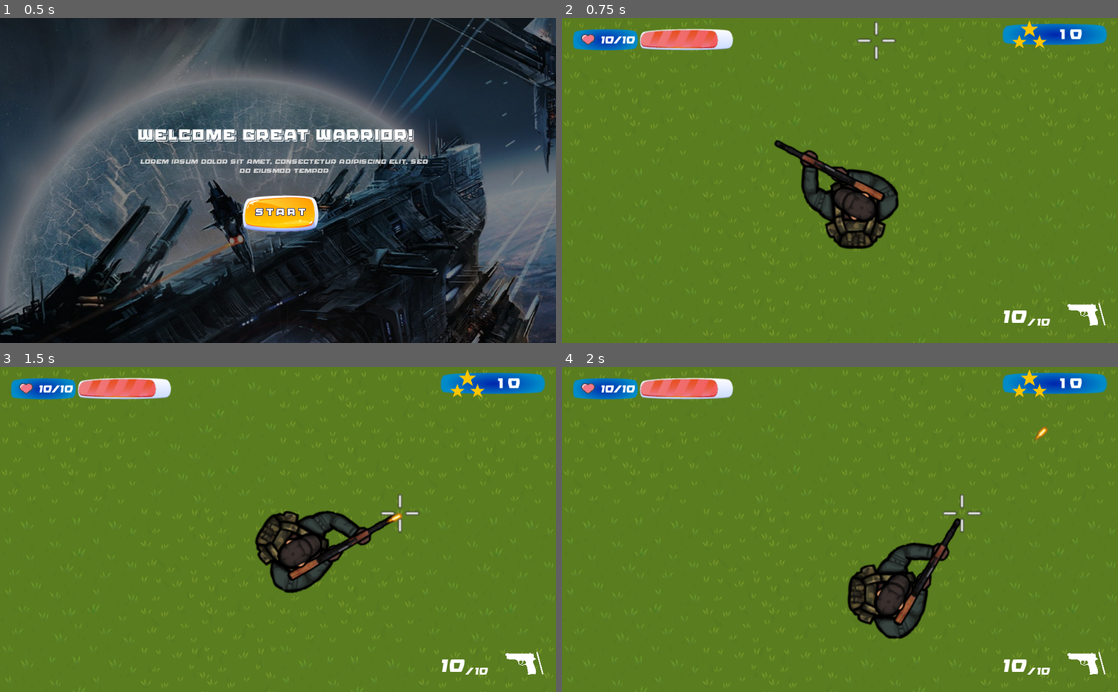
Above: before the commit, frames 1-4 (two rows, left to right).
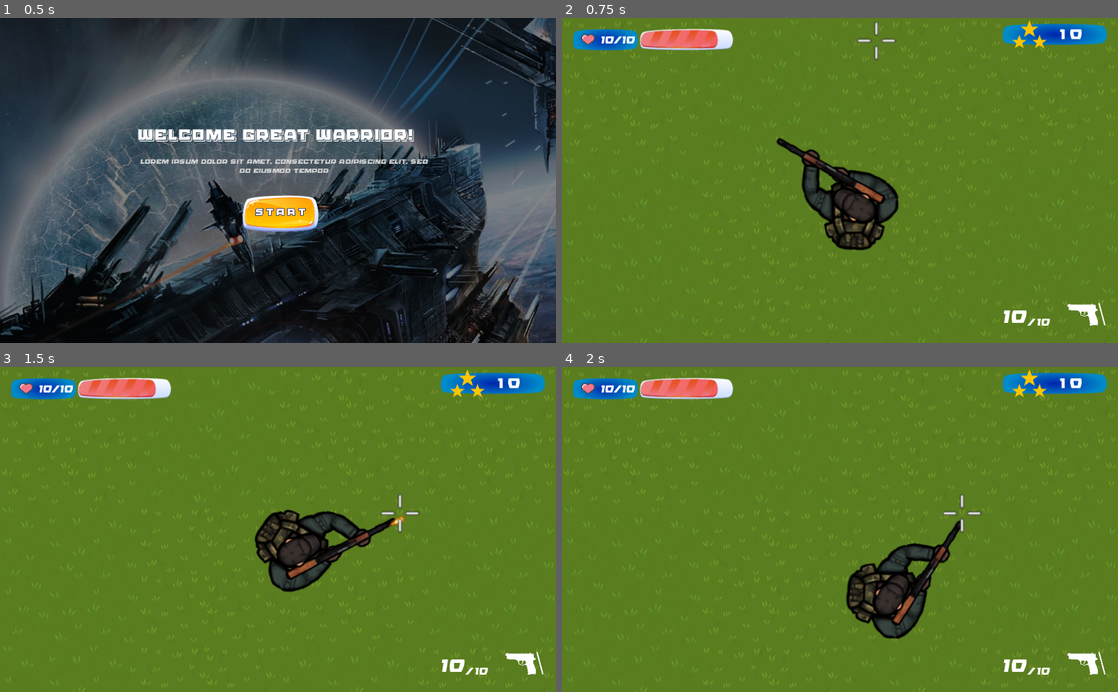
Above: after the commit, the same moments.

Repository: ekarus/godot_training
Game: Godot game, scene res://UI/MainMenu.tscn
Two runs of this game, one before a commit and one after it. Both use one fixed random seed, a clock stepped at 60 frames per second and the inputs below.
Inputs (mouse positions are in pixels of both pictures, inside the frame that each line leads up to):
- Up to frame 1 (0.5 s): no input
- Up to frame 2 (0.75 s): click "START" at 0.5 s
- Up to frame 3 (1.5 s): tap Enter at 1.25 s; move the mouse to (400, 513) at 1.27 s; press the mouse at (400, 513) at 1.28 s; hold D (player_move_right) from 1.28 s (still down)
- Up to frame 4 (2 s): keep holding D (player_move_right); tap Mouse wheel up (player_weapon_switch_rifle, bound only afte… at 1.55 s

Frame 1 is identical in both runs. In frame 2, 1.0% of the frame differs, in the area x 38-61%, y 36-72%; in frame 3, 1.1%; in frame 4, 1.1%, in the area x 51-88%, y 18-84%.

Commit message:
Further weapon improvments
- Implement shotgun weapon type
- Implemented reload feature
- Implemented weapon switching (1 - for rifle, 2 - for shotgun)

Diff:
--- a/Src/GGP/BaseWeapon.gd
+++ b/Src/GGP/BaseWeapon.gd
@@ -7,10 +7,15 @@
 export (PackedScene) var Projectile
 export var spread = .15
 export var cooldownTime = 0.166
+export var RELOAD_TIME = 3
+export var MAG_AMMO = 30
+export var DRAW_COOLDOWN = 0.5
 
+var currentAmmo = 0
 # Called when the node enters the scene tree for the first time.
 func _ready():
 	cooldown.wait_time = cooldownTime
+	currentAmmo = MAG_AMMO
 	pass # Replace with function body.
 
 func _shoot():
@@ -24,7 +29,13 @@
 #	proj.shooter = owner
 
 	ObjectRegistry.register_projectile(proj)
-	cooldown.wait_time = cooldownTime * (1.0 + random_spread(0.2))
+	currentAmmo -= 1
+	if currentAmmo > 0:
+		cooldown.wait_time = cooldownTime * (1.0 + random_spread(0.2))
+	else:
+		_reload()
+
+
 	cooldown.start()
 
 	pass
@@ -34,4 +45,8 @@
 	return rand_range(-half_spread, half_spread)
 
 func _reload():
+	cooldown.wait_time = RELOAD_TIME
+	print_debug("Reloading")
+	currentAmmo = MAG_AMMO
+	# TODO: Some feedback for reloading
 	pass
--- a/Src/GGP/Player.gd
+++ b/Src/GGP/Player.gd
@@ -4,10 +4,17 @@
 
 # replace this with weapons array
 
-onready var activeWeapon = $Weapon
+var activeWeapon : WeaponBase
+
+var canShoot = true
+onready var cooldown = $ReloadCooldown
+enum WEAPON_TYPE {WEAPON_SHOTGUN, WEAPON_RIFLE}
+
+export (WEAPON_TYPE) var DEFAULT_WEAPON = WEAPON_TYPE.WEAPON_RIFLE
 
 # Called when the node enters the scene tree for the first time.
 func _ready():
+	_switch_weapon(DEFAULT_WEAPON)
 	pass # Replace with function body.
 
 
@@ -32,12 +39,28 @@
 
 	MovementDir = desiredDirection
 
-	if Input.is_action_pressed("player_shoot"):
+	if Input.is_action_pressed("player_weapon_switch_rifle"):
+		_switch_weapon(WEAPON_TYPE.WEAPON_RIFLE)
+
+	if Input.is_action_pressed("player_weapon_switch_shotgun"):
+		_switch_weapon(WEAPON_TYPE.WEAPON_SHOTGUN)
+
+	if Input.is_action_pressed("player_shoot") && cooldown.is_stopped():
 		(activeWeapon as WeaponBase)._shoot()
 
 	pass
 
 
+func _switch_weapon(weapon_type):
+	match weapon_type:
+		WEAPON_TYPE.WEAPON_RIFLE:
+			activeWeapon = $Rifle
+		WEAPON_TYPE.WEAPON_SHOTGUN:
+			activeWeapon = $Shotgun
+	cooldown.wait_time = activeWeapon.DRAW_COOLDOWN
+	cooldown.start()
+	pass
+
 func _input(event):
 	if event is InputEventMouseMotion:
 		TargetPoint = event.position
--- /dev/null
+++ b/Src/GGP/WeaponShotgun.gd
@@ -0,0 +1,40 @@
+extends WeaponBase
+class_name WeaponShotgun
+
+export (int) var PELLETS_NUM = 4
+export (float) var SPREAD_DEG = .5
+
+var pelletRotationStep = 0
+
+# Called when the node enters the scene tree for the first time.
+func _ready():
+	pelletRotationStep = SPREAD_DEG * 2 / PELLETS_NUM
+	pass # Replace with function body.
+
+func _shoot():
+	if !cooldown.is_stopped() or not Projectile:
+		return
+
+	var pelletRotation = -SPREAD_DEG
+
+	for i in PELLETS_NUM:
+		var proj : Projectile = Projectile.instance()
+		proj.global_position = self.global_position
+		proj.rotation = self.global_rotation + pelletRotation + deg2rad(random_spread(spread))
+		proj.speed *= 1.0 + random_spread(0.4)
+		pelletRotation += pelletRotationStep
+
+	#	proj.shooter = owner
+		ObjectRegistry.register_projectile(proj)
+
+	currentAmmo -= 1
+	if currentAmmo > 0:
+		cooldown.wait_time = cooldownTime * (1.0 + random_spread(0.2))
+	else:
+		_reload()
+	cooldown.start()
+	pass
+
+# Called every frame. 'delta' is the elapsed time since the previous frame.
+#func _process(delta):
+#	pass
--- a/actors/Player.tscn
+++ b/actors/Player.tscn
@@ -1,8 +1,10 @@
-[gd_scene load_steps=5 format=2]
+[gd_scene load_steps=7 format=2]
 
 [ext_resource path="res://Assets/Character/Anim_Rifle/idle/survivor-idle_rifle_0.png" type="Texture" id=1]
 [ext_resource path="res://Src/GGP/Player.gd" type="Script" id=2]
 [ext_resource path="res://actors/BaseWeapon.tscn" type="PackedScene" id=3]
+[ext_resource path="res://actors/WeaponShotgun.tscn" type="PackedScene" id=4]
+[ext_resource path="res://actors/Bullet.tscn" type="PackedScene" id=5]
 
 [sub_resource type="CircleShape2D" id=1]
 radius = 72.8291
@@ -13,7 +15,6 @@
 
 [node name="Sprite" type="Sprite" parent="."]
 position = Vector2( 45.5264, -41.3256 )
-rotation = -0.0406293
 texture = ExtResource( 1 )
 
 [node name="CollisionShape2D" type="CollisionShape2D" parent="."]
@@ -27,6 +28,22 @@
 smoothing_enabled = true
 smoothing_speed = 7.0
 
-[node name="Weapon" parent="." instance=ExtResource( 3 )]
-position = Vector2( 183.028, -0.0845795 )
+[node name="Shotgun" parent="." instance=ExtResource( 4 )]
+position = Vector2( 179.373, 9.04404 )
 rotation = 1.5708
+Projectile = ExtResource( 5 )
+cooldownTime = 0.5
+RELOAD_TIME = 5
+MAG_AMMO = 8
+DRAW_COOLDOWN = 3.0
+PELLETS_NUM = 8
+SPREAD_DEG = 0.5
+
+[node name="Rifle" parent="." instance=ExtResource( 3 )]
+position = Vector2( 184.225, 7.10027 )
+rotation = 1.5708
+spread = 10.0
+cooldownTime = 0.166
+
+[node name="ReloadCooldown" type="Timer" parent="."]
+one_shot = true
--- /dev/null
+++ b/actors/WeaponShotgun.tscn
@@ -0,0 +1,9 @@
+[gd_scene load_steps=2 format=2]
+
+[ext_resource path="res://Src/GGP/WeaponShotgun.gd" type="Script" id=1]
+
+[node name="Shot_Spot" type="Node2D"]
+script = ExtResource( 1 )
+
+[node name="Cooldown" type="Timer" parent="."]
+one_shot = true
--- a/project.godot
+++ b/project.godot
@@ -58,6 +58,11 @@
 "class": "WeaponBase",
 "language": "GDScript",
 "path": "res://Src/GGP/BaseWeapon.gd"
+}, {
+"base": "WeaponBase",
+"class": "WeaponShotgun",
+"language": "GDScript",
+"path": "res://Src/GGP/WeaponShotgun.gd"
 } ]
 _global_script_class_icons={
 "Actor": "",
@@ -69,7 +74,8 @@
 "EnemyState": "",
 "PlayerActor": "",
 "Projectile": "",
-"WeaponBase": ""
+"WeaponBase": "",
+"WeaponShotgun": ""
 }
 
 [application]
@@ -109,6 +115,18 @@
 "events": [ Object(InputEventMouseButton,"resource_local_to_scene":false,"resource_name":"","device":0,"alt":false,"shi …(212 unchanged characters)…
  ]
 }
+player_weapon_switch_rifle={
+"deadzone": 0.5,
+"events": [ Object(InputEventMouseButton,"resource_local_to_scene":false,"resource_name":"","device":0,"alt":false,"shift":false,"control":false,"meta":false,"command":false,"button_mask":0,"position":Vector2( 0, 0 ),"global_position":Vector2( 0, 0 ),"factor":1.0,"button_index":4,"pressed":false,"doubleclick":false,"script":null)
+, Object(InputEventKey,"resource_local_to_scene":false,"resource_name":"","device":0,"alt":false,"shift":false,"control":false,"meta":false,"command":false,"pressed":false,"scancode":49,"unicode":0,"echo":false,"script":null)
+ ]
+}
+player_weapon_switch_shotgun={
+"deadzone": 0.5,
+"events": [ Object(InputEventMouseButton,"resource_local_to_scene":false,"resource_name":"","device":0,"alt":false,"shift":false,"control":false,"meta":false,"command":false,"button_mask":0,"position":Vector2( 0, 0 ),"global_position":Vector2( 0, 0 ),"factor":1.0,"button_index":5,"pressed":false,"doubleclick":false,"script":null)
+, Object(InputEventKey,"resource_local_to_scene":false,"resource_name":"","device":0,"alt":false,"shift":false,"control":false,"meta":false,"command":false,"pressed":false,"scancode":50,"unicode":0,"echo":false,"script":null)
+ ]
+}
 
 [rendering]
 
